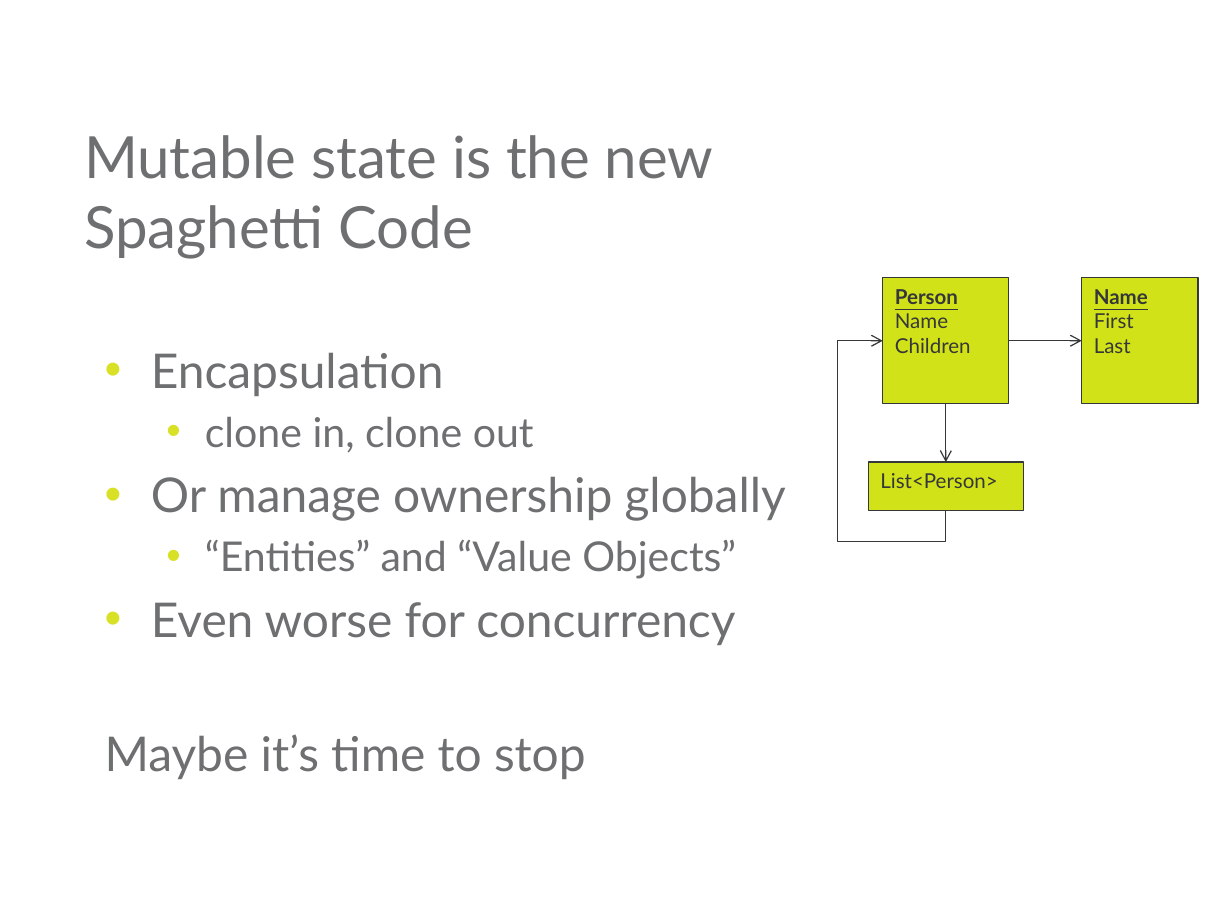
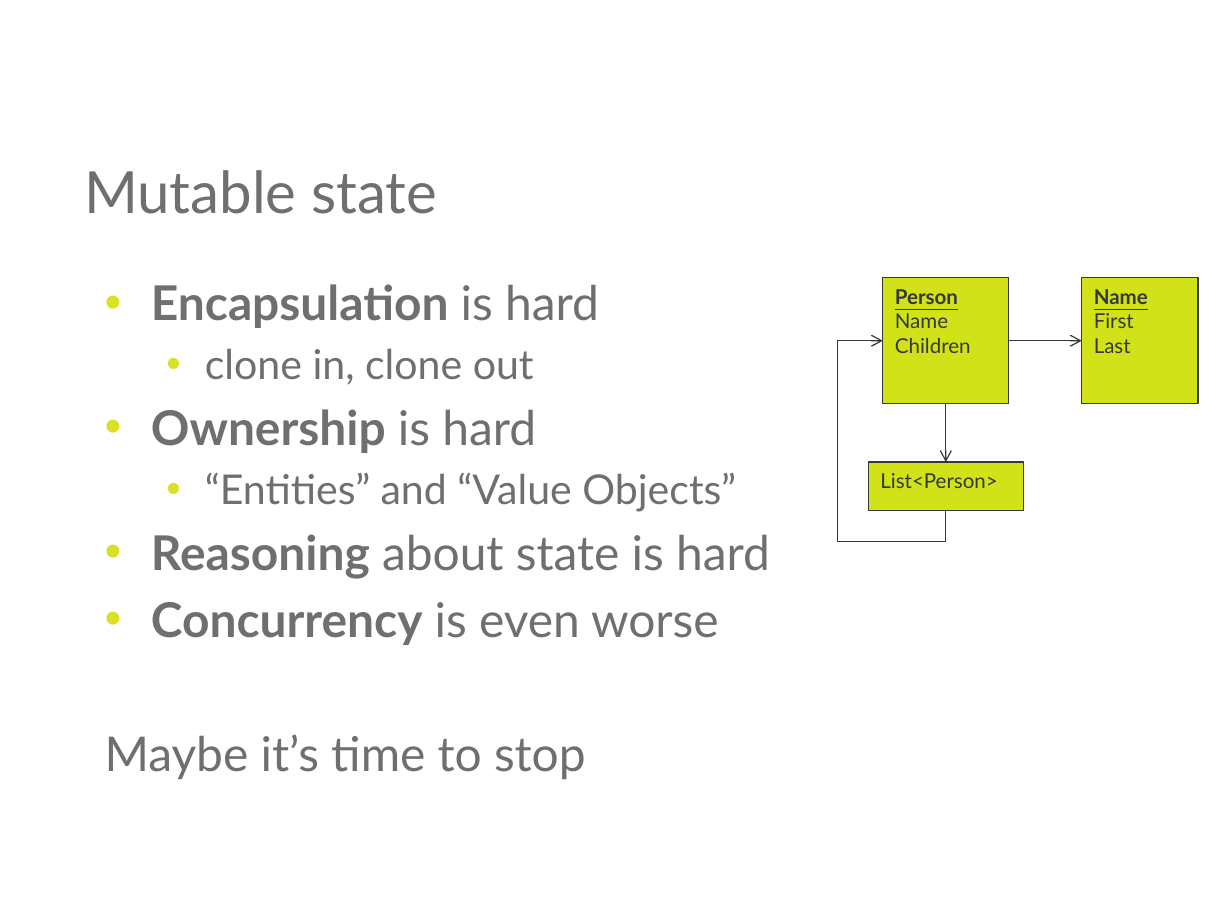
Before and after one commit to mjul/top-10-clojure-ndc-2011, a slide deck: slide 8 of Top Things to Learn From Clojure.pptx (slide 7 before the commit). Drawn at 1232x924 pixels with LibreOffice and Linux fonts; fonts in the diff are those of the drawing; background and template pictures are left out. Boxes give left, top, right and bottom in pixels: in the first picture for what was removed or moved away, otherwise in the second. Text is boxed around its words. In the diff, an @@ line names an element or a change of style, - is before the commit and + after.

```diff
--- a/Top Things to Learn From Clojure.pptx
+++ b/Top Things to Learn From Clojure.pptx
@@ title at <box>84,170,437,214</box>: text changed @@
-Mutable state is the new
-Spaghetti Code
+Mutable state
@@ text at <box>151,284,599,328</box>: text changed; bold on @@
-• Encapsulation
+• Encapsulation is hard
@@ text at <box>151,409,536,453</box>: text changed; bold on @@
-• Or manage ownership globally
+• Ownership is hard
@@ text at <box>151,534,770,645</box>: text changed @@
-• Even worse for concurrency
+• Reasoning about state is hard
+• Concurrency is even worse
```
Also in this commit, not shown: 11 other slides changed, 3 slides added, 1 slide removed.
